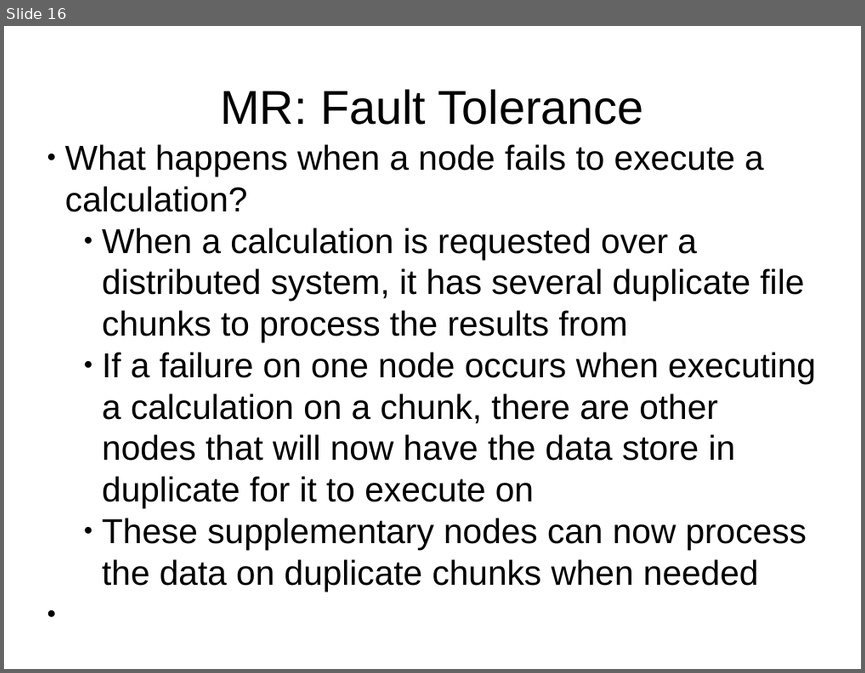
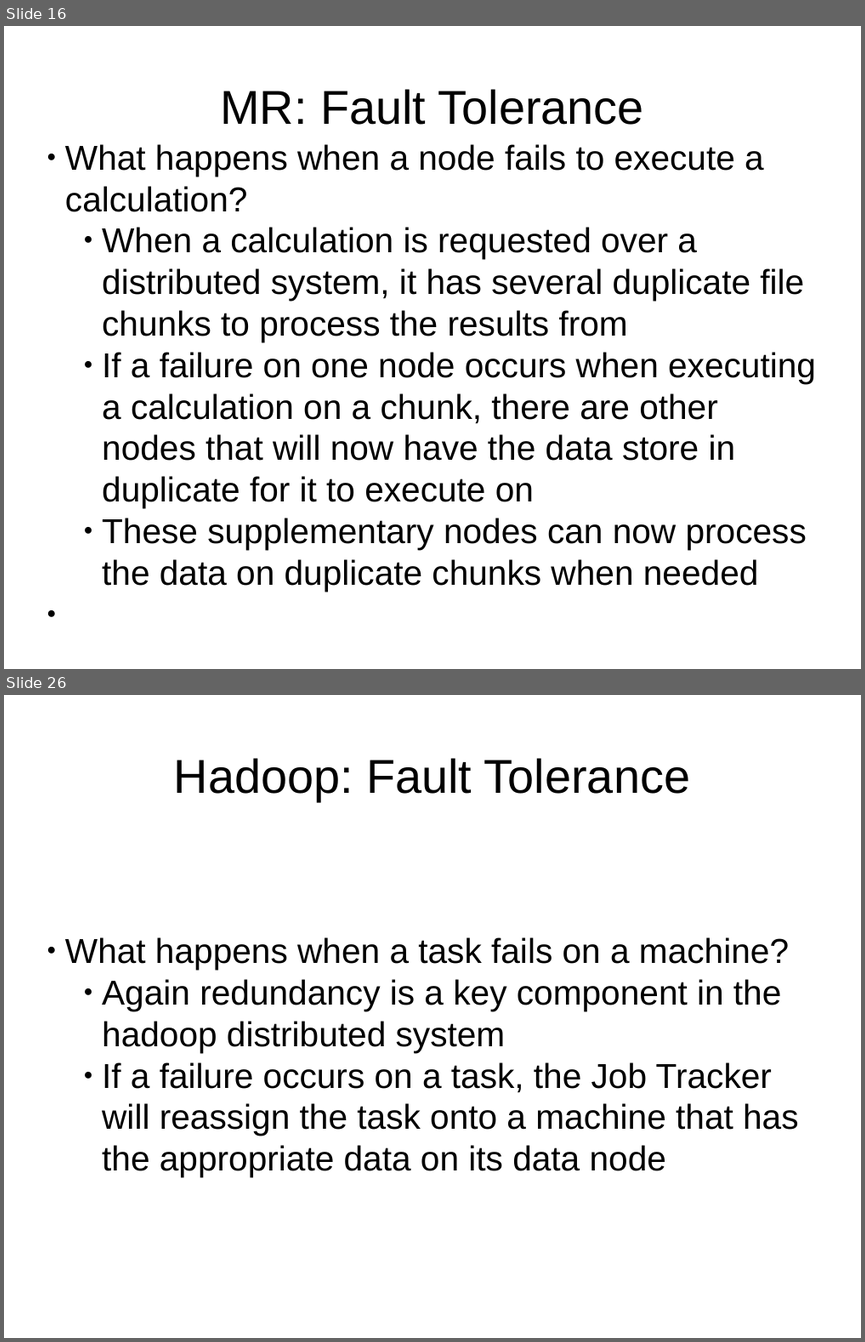
Before and after one commit to twcannon/MSDataSci, a slide deck: CSIS604/projects/assignment_4/assignment_4_ppt.pptx. Shown one above the other, each under a label of ours: slide 16 before the commit, slides 16 and 26 after it; the slides between them are not shown. The pictures are 865x673 and 865x1342 pixels, drawn with LibreOffice and Linux fonts; fonts in the diff are those of the drawing. Boxes give left, top, right and bottom in pixels: in the first picture for what was removed or moved away, otherwise in the second. Text is boxed around its words. In the diff, an @@ line names an element or a change of style, - is before the commit and + after.

```diff
--- a/CSIS604/projects/assignment_4/assignment_4_ppt.pptx
+++ b/CSIS604/projects/assignment_4/assignment_4_ppt.pptx
@@ slide 26 added at (4, 695, 861, 1338), background #FFFFFF @@
@@ text added at (174, 758, 690, 801), 44 pt, text #000000 @@
+Hadoop: Fault Tolerance
@@ text added at (65, 937, 799, 1177), 32 pt, text #000000 @@
+● What happens when a task fails on a machine?
+    ● Again redundancy is a key component in the hadoop distributed system
+    ● If a failure occurs on a task, the Job Tracker will reassign the task onto a machine that has the appropriate data on its data node
```
Also in this commit, not shown: 3 slides changed, 11 other slides added.
